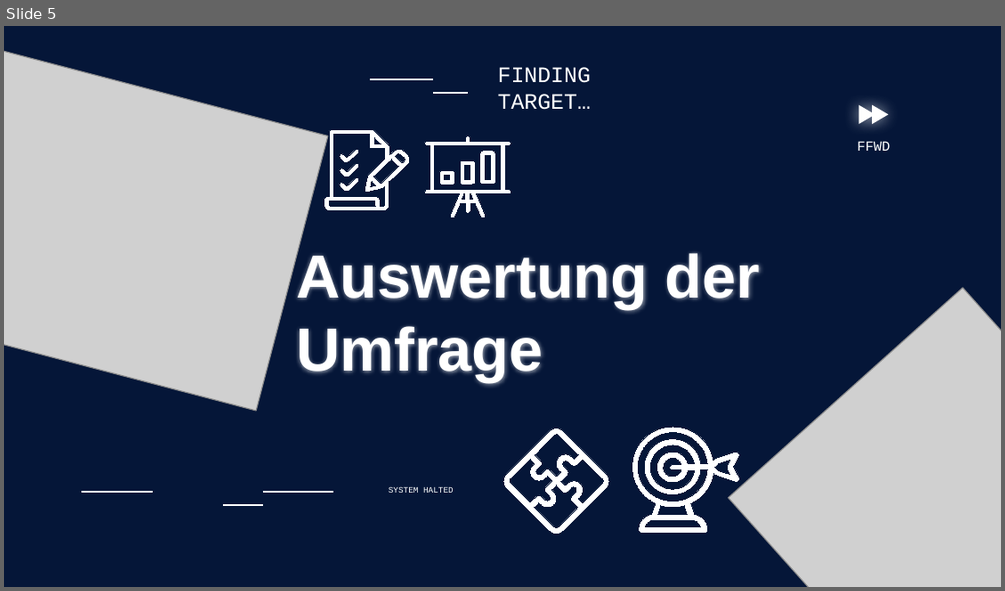
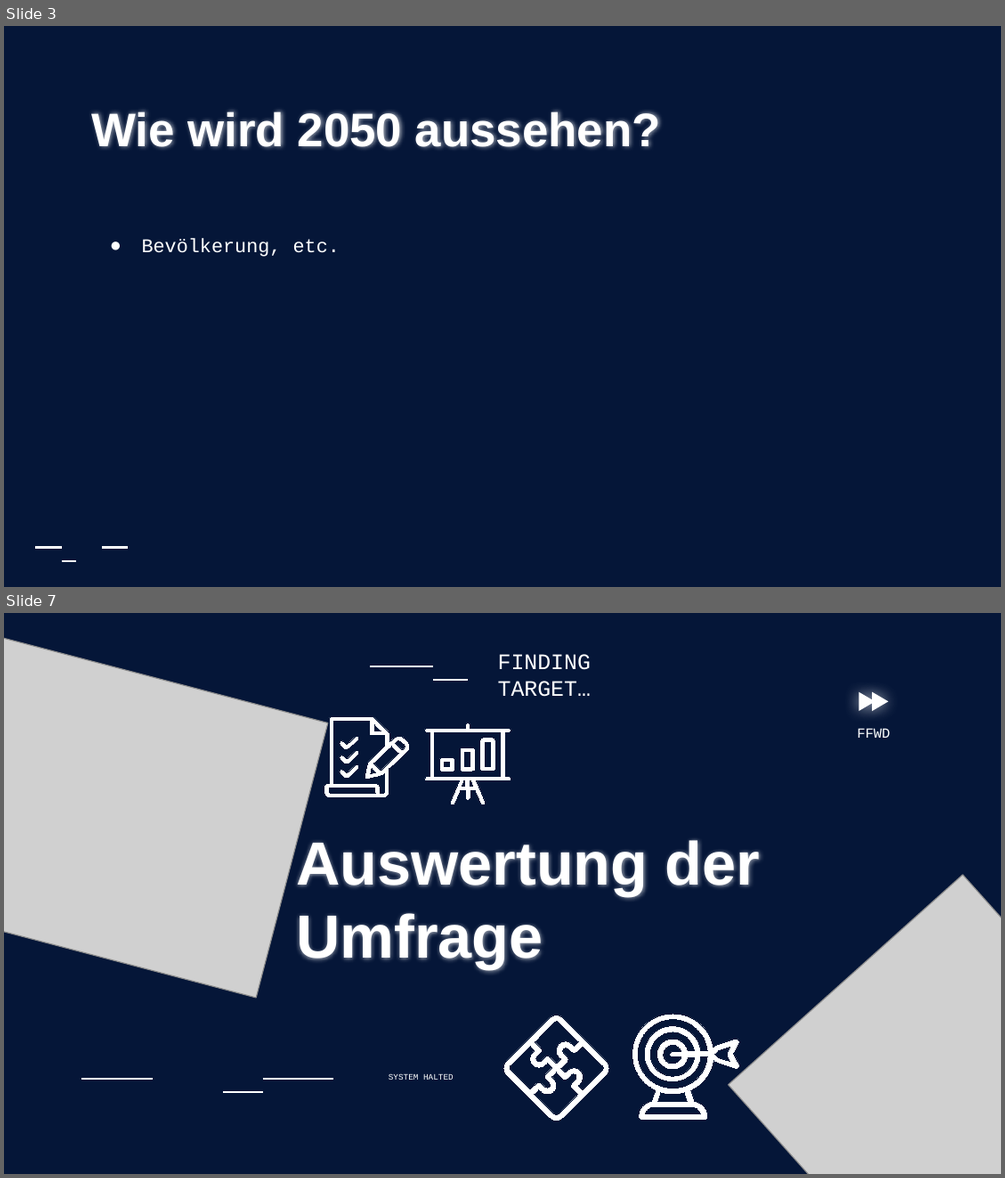
Before and after one commit to Nydery/leotopia, a slide deck: pptx/UmfrageErgebnissePLUSPlatformenUNDDashboard.pptx. Shown one above the other, each under a label of ours: slide 5 before the commit, slides 3 and 7 after it; the slides between them are not shown. The pictures are 1005x591 and 1005x1178 pixels, drawn with LibreOffice and Linux fonts; fonts in the diff are those of the drawing; grey boxes stand for pictures; background and template pictures are left out. Boxes give left, top, right and bottom in pixels: in the first picture for what was removed or moved away, otherwise in the second. Text is boxed around its words. In the diff, an @@ line names an element or a change of style, - is before the commit and + after.

```diff
--- a/pptx/UmfrageErgebnissePLUSPlatformenUNDDashboard.pptx
+++ b/pptx/UmfrageErgebnissePLUSPlatformenUNDDashboard.pptx
@@ slide 3 added at <box>4,26,1001,587</box>, background picture (left out) @@
@@ title added at <box>92,108,661,155</box>, 34 pt, text #FFFFFF, bold @@
+Wie wird 2050 aussehen?
@@ text added at <box>142,239,340,257</box>, 14 pt, text #FFFFFF @@
+● Bevölkerung, etc.
@@ line added from (36, 548) to (62, 548), #FFFFFF 1.5 pt @@
@@ line added from (102, 548) to (128, 548), #FFFFFF 1.5 pt @@
@@ line added from (62, 561) to (76, 561), #FFFFFF 1.5 pt @@
@@ what was slide 5 is now slide 7 @@
```
Also in this commit, not shown: 5 slides changed, 4 other slides added, 1 slide removed.
